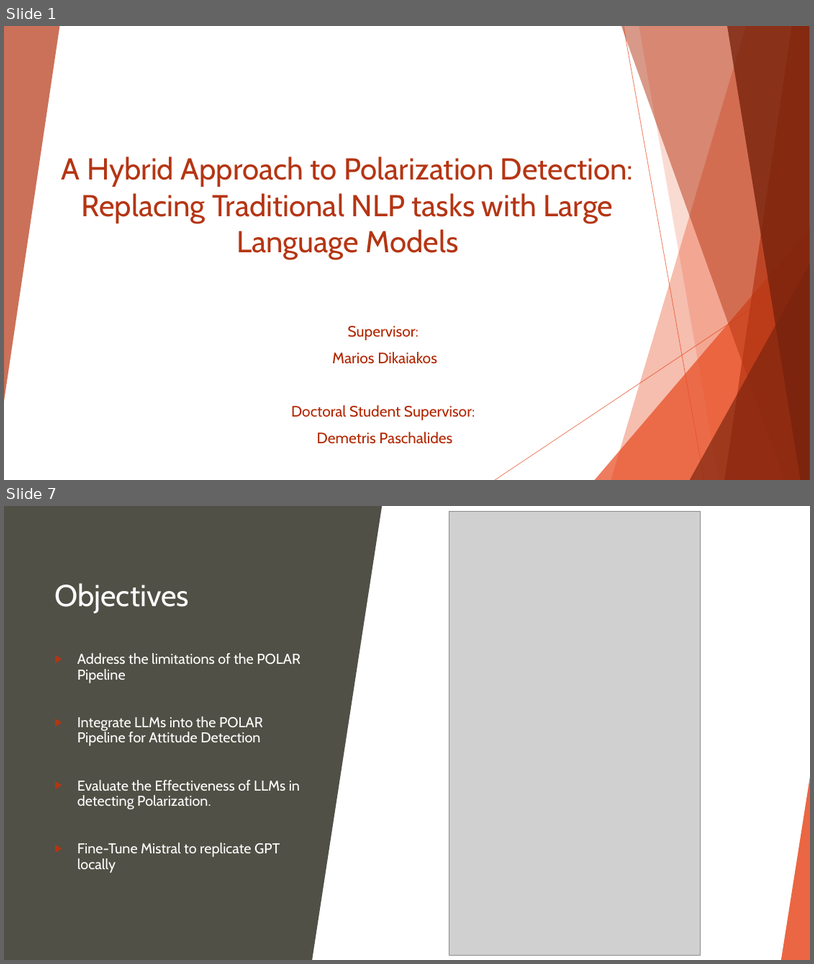
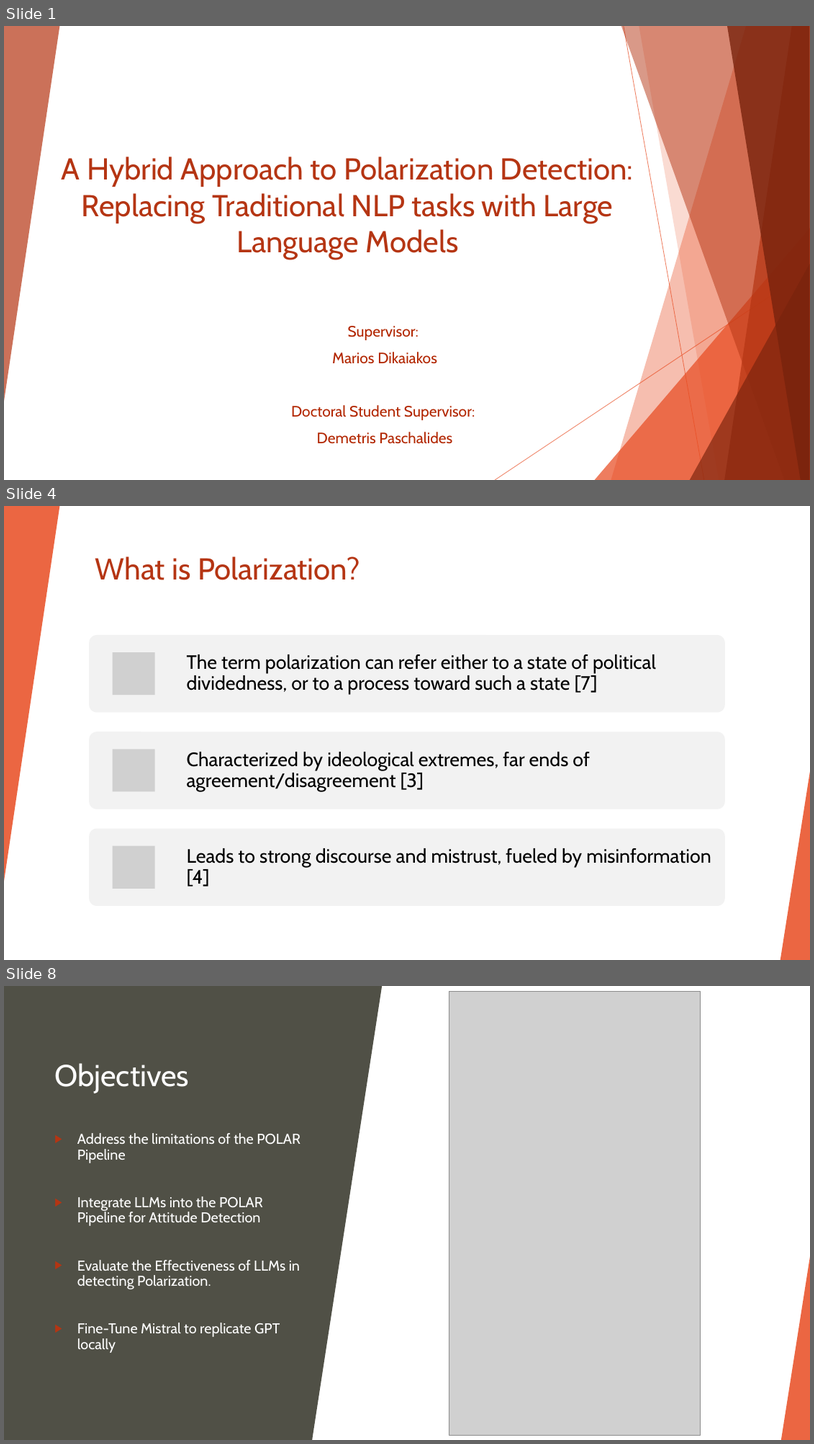
Before and after one commit to amodes01/ADE, a slide deck: Documentation/Thesis_Defend.PPTX. Shown one above the other, each under a label of ours: slides 1 and 7 before the commit, slides 1, 4 and 8 after it; the slides between them are not shown. The pictures are 814x964 and 814x1444 pixels, drawn with LibreOffice and Linux fonts; fonts in the diff are those of the drawing; grey boxes stand for pictures. Boxes give left, top, right and bottom in pixels: in the first picture for what was removed or moved away, otherwise in the second. Text is boxed around its words. In the diff, an @@ line names an element or a change of style, - is before the commit and + after.

```diff
--- a/Documentation/Thesis_Defend.PPTX
+++ b/Documentation/Thesis_Defend.PPTX
@@ slide 4 added at [4, 506, 810, 960], background #FFFFFF; not listed: 10 template elements that a slide beside it also shows @@
@@ rectangle added at [4, 506, 810, 960], fill #FFFFFF @@
@@ triangle added at [4, 506, 59, 881], fill #E84C22 at 85% opacity @@
@@ title added at [95, 556, 360, 580], 36 pt, text #B53513 @@
+What is Polarization?
@@ triangle added at [781, 772, 810, 960], fill #E84C22 at 85% opacity @@
@@ group added at [89, 635, 725, 906]: 3 rounded rectangles, 3 pictures, 3 texts @@
+The term polarization can refer either to a state of political dividedness, or to a process toward such a state [7]
+Characterized by ideological extremes, far ends of agreement/disagreement [3]
+Leads to strong discourse and mistrust, fueled by misinformation [4]
@@ what was slide 7 is now slide 8 @@
```
Also in this commit, not shown: 15 slides changed, 9 other slides added, 7 slides removed, 3 other files.
